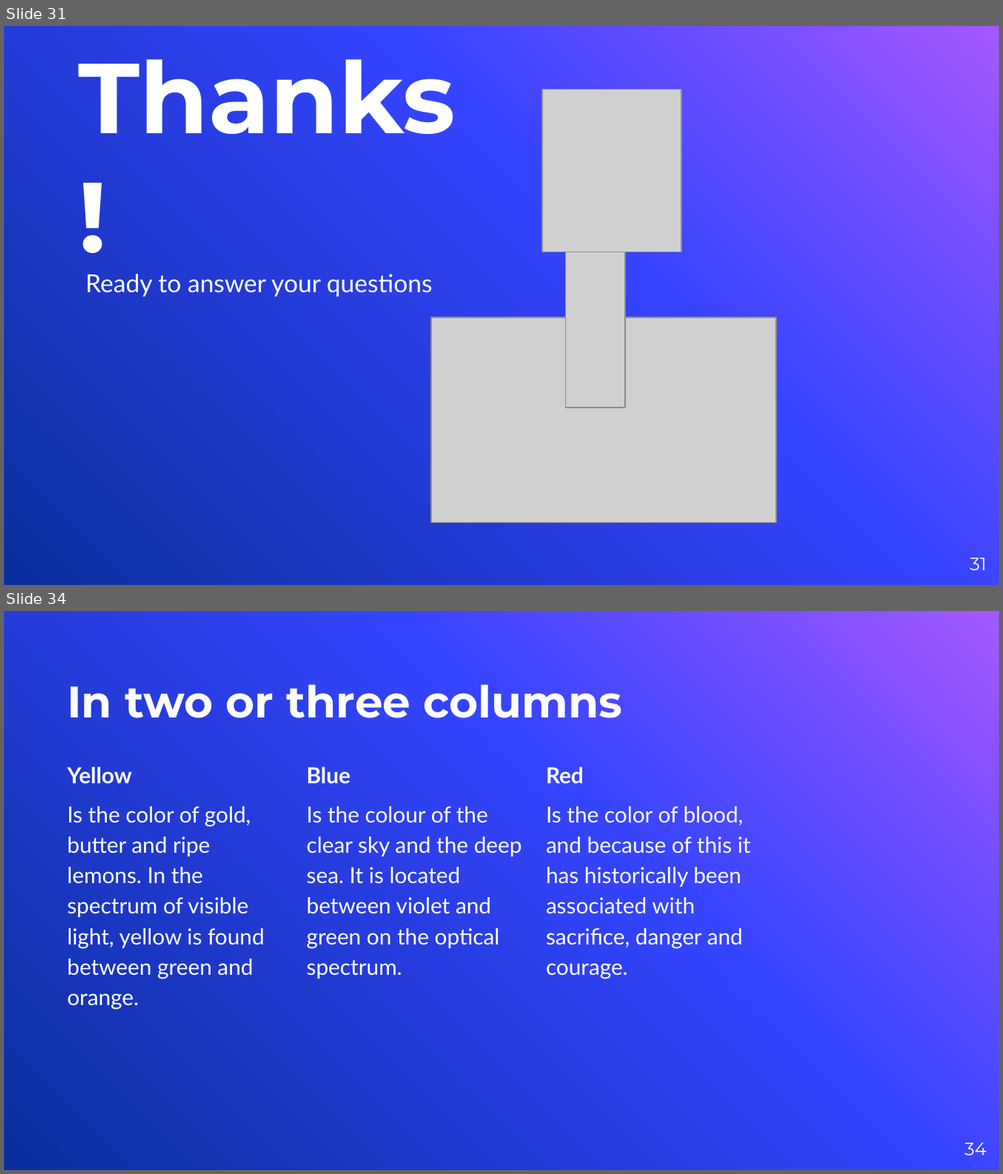
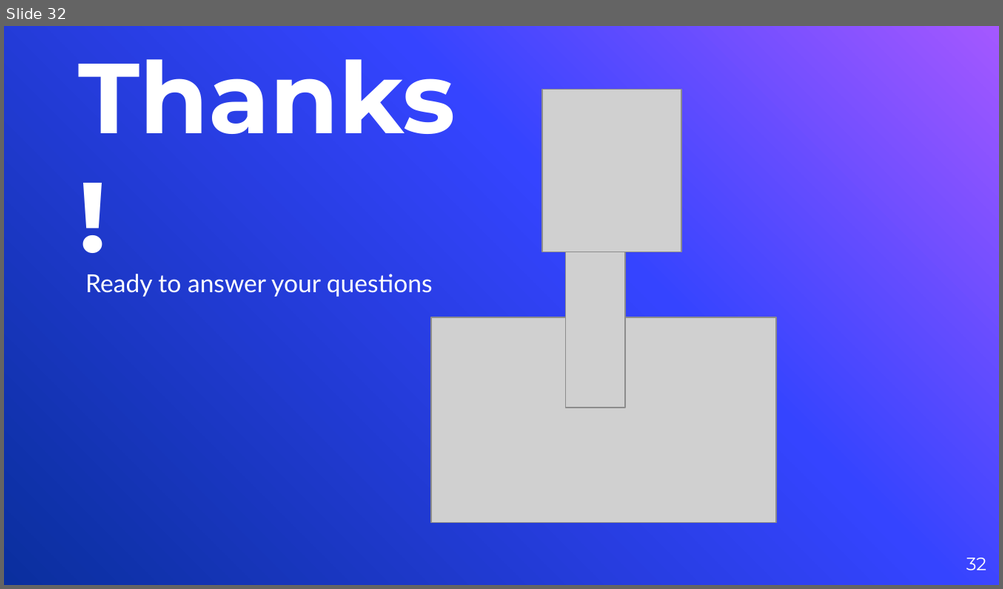
Before and after one commit to vyacheslav-polyakov/thesis, a slide deck: !Defense Slides.pptx. Shown one above the other, each under a label of ours: slides 31 and 34 before the commit, slide 32 after it; the slides between them are not shown. The pictures are 1003x1174 and 1003x589 pixels, drawn with LibreOffice and Linux fonts; fonts in the diff are those of the drawing; grey boxes stand for pictures; background and template pictures are left out. Boxes give left, top, right and bottom in pixels: in the first picture for what was removed or moved away, otherwise in the second. Text is boxed around its words. In the diff, an @@ line names an element or a change of style, - is before the commit and + after.

```diff
--- a/!Defense Slides.pptx
+++ b/!Defense Slides.pptx
@@ slide 34 removed at (4,611,999,1170), background picture (left out) @@
@@ title removed at (67,684,622,718) @@
-In two or three columns
@@ text removed at (67,767,264,1010) @@
-Yellow
-Is the color of gold, butter and ripe lemons. In the spectrum of visible light, yellow is found between green and orange.
@@ text removed at (307,767,522,979) @@
-Blue
-Is the colour of the clear sky and the deep sea. It is located between violet and green on the optical spectrum.
@@ text removed at (546,767,751,980) @@
-Red
-Is the color of blood, and because of this it has historically been associated with sacrifice, danger and courage.
@@ page number removed at (964,1143,986,1156) @@
-34
@@ what was slide 31 is now slide 32 @@
@@ page number at (966,558,986,571): text changed @@
-31
+32
```
Also in this commit, not shown: 4 slides changed, 3 slides added, 32 other slides removed, 6 other files.
